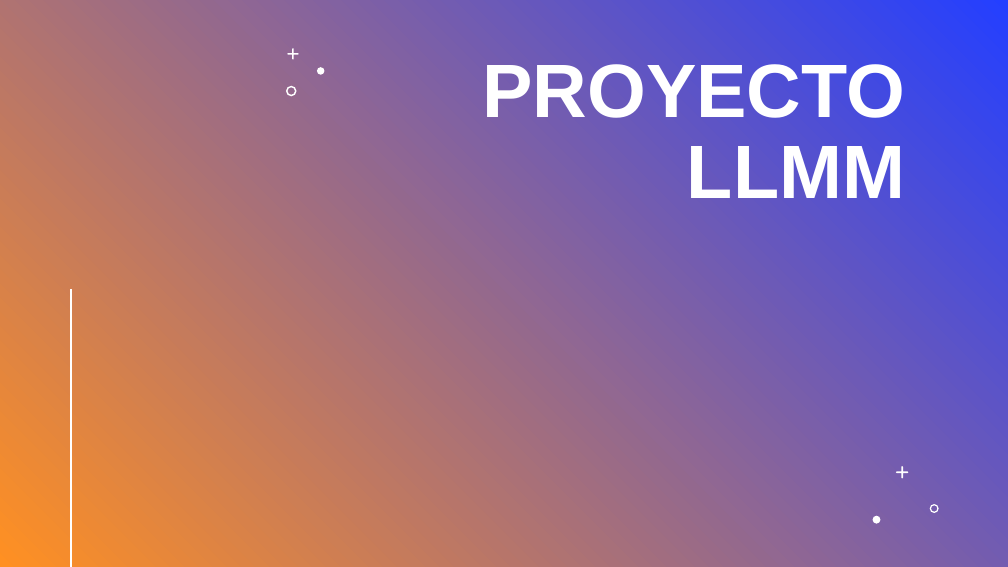
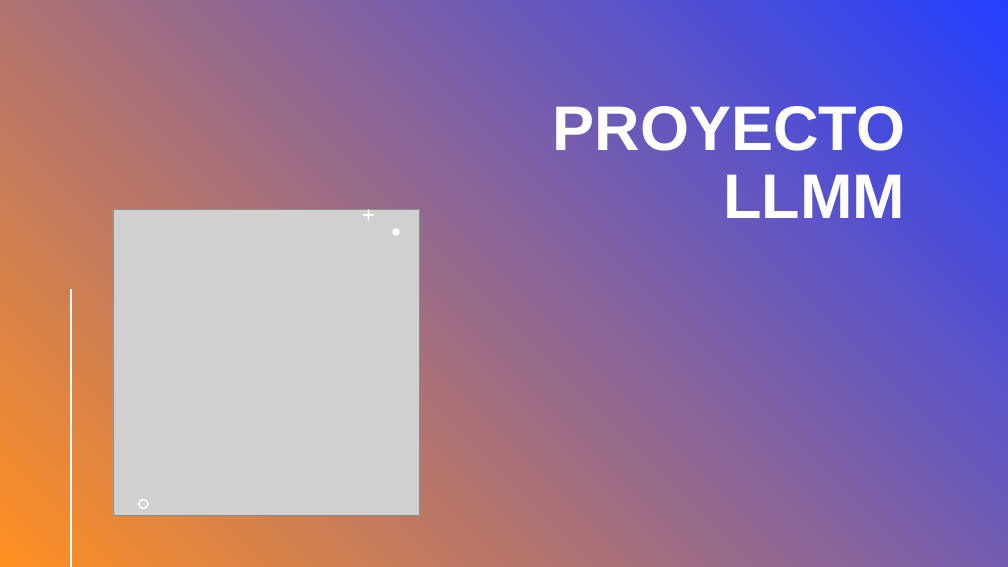
Before and after one commit to zonary123/tienda, a slide deck: slide 1 of Proyecto_CarlosVaralo.pptx. Drawn at 1008x567 pixels with LibreOffice and Linux fonts; fonts in the diff are those of the drawing; grey boxes stand for pictures; background and template pictures are left out; a plain dark background stands for a picture behind light text. Boxes give left, top, right and bottom in pixels: in the first picture for what was removed or moved away, otherwise in the second. Text is boxed around its words. In the diff, an @@ line names an element or a change of style, - is before the commit and + after.

```diff
--- a/Proyecto_CarlosVaralo.pptx
+++ b/Proyecto_CarlosVaralo.pptx
@@ background picture (left out) to #FFFFFF @@
@@ rectangle removed at (0, 0, 1008, 567) @@
@@ title "PROYECTO LLMM": place and size @@
-title "PROYECTO LLMM" at (482, 57, 905, 198)
+title "PROYECTO LLMM" at (553, 101, 905, 218)
@@ title "PROYECTO LLMM" at (553, 101, 905, 218): size 72 to 60 pt; vertical alignment top to bottom @@
@@ picture added at (113, 209, 420, 516) @@
@@ freeform shape: place and size @@
-freeform shape at (287, 48, 299, 60)
+freeform shape at (363, 209, 374, 221)
@@ freeform shape: place and size @@
-freeform shape at (317, 67, 324, 75)
+freeform shape at (392, 228, 400, 236)
@@ freeform shape removed at (896, 466, 909, 479) @@
@@ freeform shape: place and size @@
-freeform shape at (286, 85, 296, 96)
+freeform shape at (138, 499, 149, 510)
@@ freeform shape removed at (930, 504, 939, 513) @@
@@ freeform shape removed at (873, 516, 880, 523) @@
```
Also in this commit, not shown: 6 other slides changed, 4 slides added, 3 slides removed, 12 other files.
